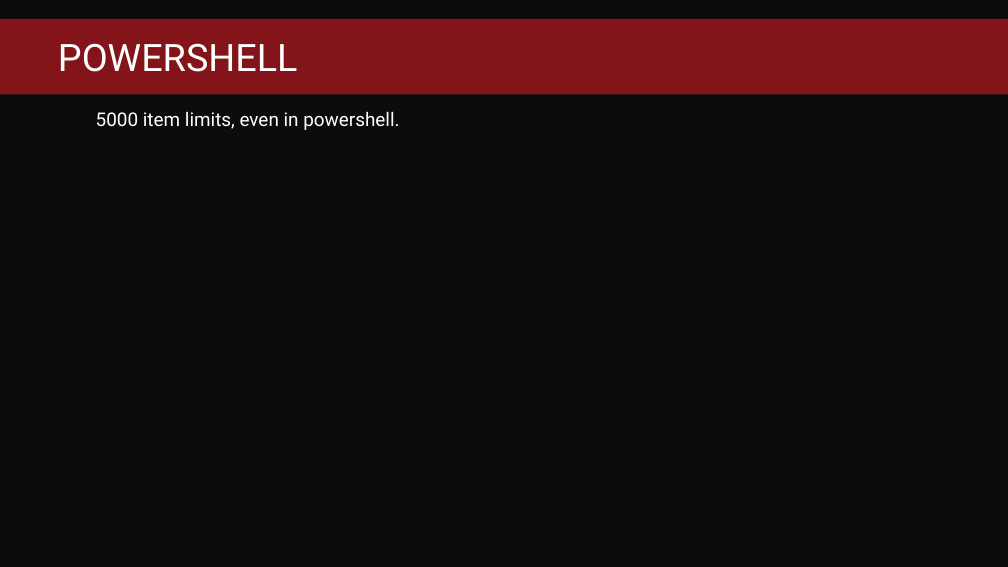
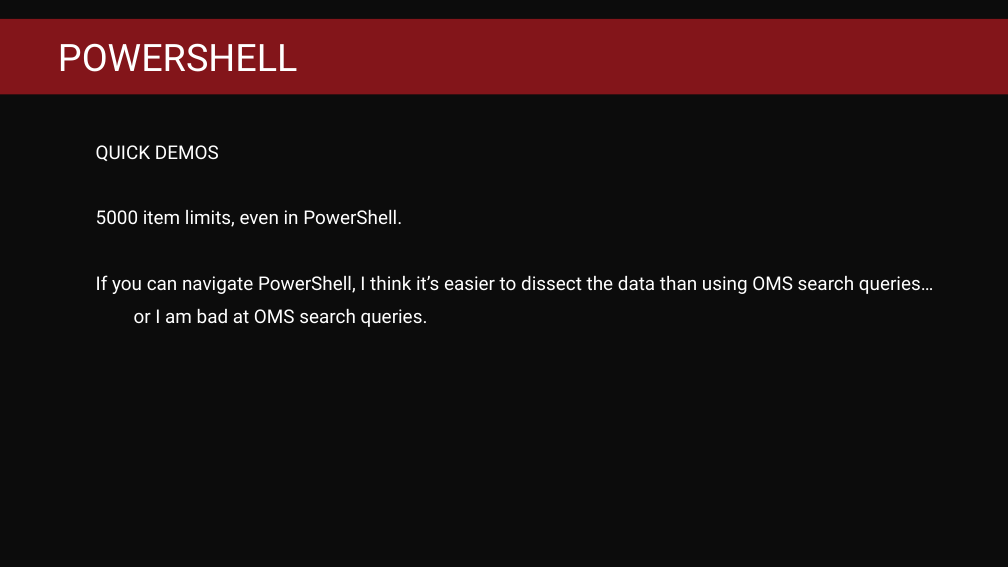
Before and after one commit to fredbainbridge/WindowsUpgradeReadiness, a slide deck: slide 23 of MMS 2017 - Windows Upgrade Readiness.pptx. Drawn at 1008x567 pixels with LibreOffice and Linux fonts; fonts in the diff are those of the drawing; background and template pictures are left out. Boxes give left, top, right and bottom in pixels: in the first picture for what was removed or moved away, otherwise in the second. Text is boxed around its words. In the diff, an @@ line names an element or a change of style, - is before the commit and + after.

```diff
--- a/MMS 2017 - Windows Upgrade Readiness.pptx
+++ b/MMS 2017 - Windows Upgrade Readiness.pptx
@@ text at [96, 145, 934, 327]: text changed @@
-  5000 item limits, even in powershell.
+  QUICK DEMOS
+  5000 item limits, even in PowerShell.
+  If you can navigate PowerShell, I think it’s easier to dissect the data than using OMS search queries…
+  or I am bad at OMS search queries.
```
Also in this commit, not shown: 1 other slide changed.
